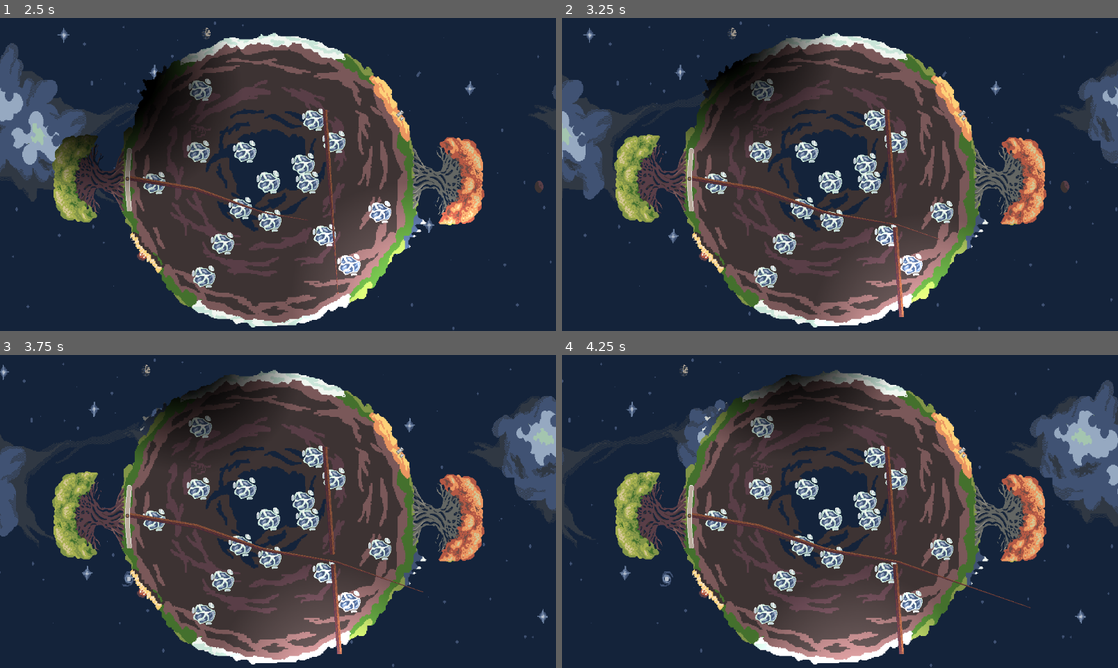
Above: before the commit, frames 1-4 (two rows, left to right).
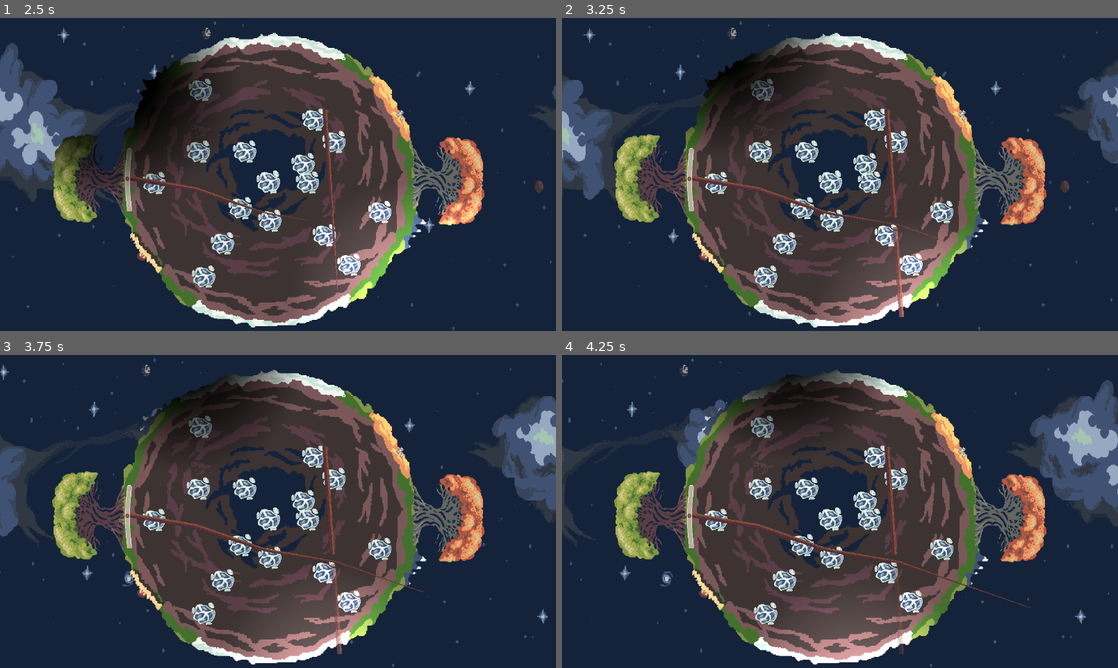
Above: after the commit, the same moments.

Repository: Rotta-Games/ragerootin
Game: Godot game, scene res://main.tscn
Same seed, same stepped clock (60 frames per second), same inputs: the game is played once before the commit and once after it.
Inputs:
- Up to frame 1 (2.5 s): click "New Game" at 0.5 s; hold Right (player1_move_right) 1.28-2.03 s; hold Left (player1_move_left) from 2.03 s (still down)
- Up to frame 2 (3.25 s): release Left (player1_move_left) at 2.78 s; hold Right (player1_move_right) from 2.78 s (still down)
- Up to frame 3 (3.75 s): keep holding Right (player1_move_right)
- Up to frame 4 (4.25 s): keep holding Right (player1_move_right)

Frame 1 is identical in both runs. In frame 2, 0.1% of the frame differs, in the area x 59-62%, y 66-96%; in frame 3, 0.2%; in frame 4, 0.2%.

Commit message:
Fade out dead split

Diff:
--- a/root.gd
+++ b/root.gd
@@ -69,26 +69,44 @@
 	add_point(head_pos)
 
 
-func _on_body_area_shape_entered(area_rid:RID, area:Area2D, area_shape_index:int, local_shape_index:int):
+func handle_dead_split(cut_index: int):
+	# split the line in two
+	var dead_line = line.duplicate()
+	call_deferred("add_child", dead_line)
+
+	dead_line.width_curve = null
+
+	# remove dead split's collision stuff
+	for child in dead_line.get_children():
+		child.queue_free()
+
+	# remove dead split's points from start to cut
+	for i in range(cut_index + 1):
+		dead_line.remove_point(0)
+
+	# tween dead split's alpha
+	var tween = create_tween()
+	tween.tween_property(dead_line, "modulate", Color(1, 1, 1, 0), 2.0)
+	tween.tween_callback(dead_line.queue_free)
+
+
+func handle_alive_split(cut_index: int):
+	# remove alive split's points from cut to end
+	while line.points.size() > cut_index + 1:
+		line.remove_point(line.points.size()-1)
+		body.remove_child(body.get_child(-1))
+
+	# remove alive split's head collision
+	if line.has_node("HeadArea"):
+		head.queue_free()
+
+	line.width_curve = null
+
+
+func _on_body_area_shape_entered(_area_rid:RID, area:Area2D, _area_shape_index:int, local_shape_index:int):
 	if area.name == "HeadArea":
 		timer.stop()
+		self.alive = false
 
-		var dead_line = line.duplicate()
-		dead_line.width_curve = null
-		for child in dead_line.get_children():
-			child.queue_free()
-
-		for i in range(local_shape_index + 1):
-			dead_line.remove_point(0)
-
-		call_deferred("add_child", dead_line)
-
-		while line.points.size() > local_shape_index + 1:
-			line.remove_point(line.points.size()-1)
-			body.remove_child(body.get_child(-1))
-
-		if line.has_node("HeadArea"):
-			head.queue_free()
-
-		self.alive = false
-		line.width_curve = null
+		handle_dead_split(local_shape_index)
+		handle_alive_split(local_shape_index)
